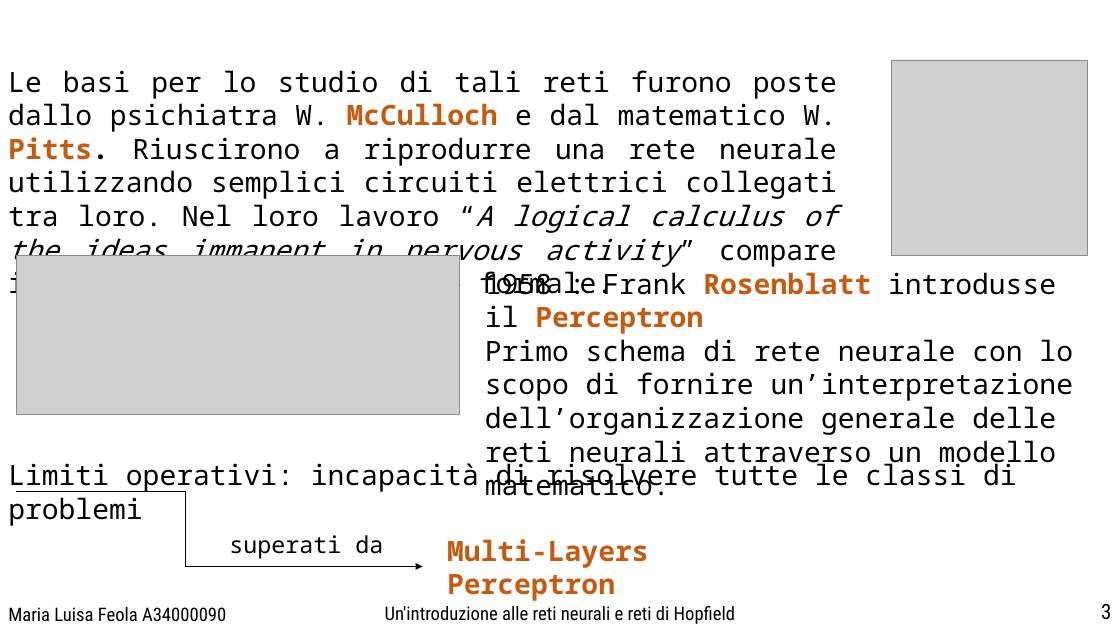
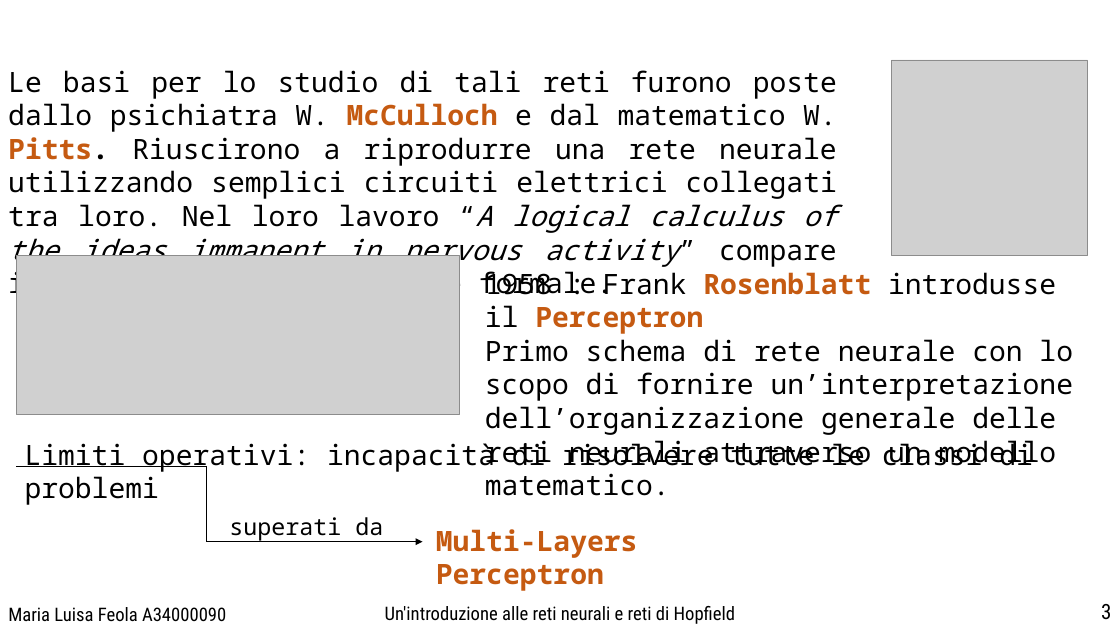
Before and after one commit to Misalf/tesi-nuovo, a slide deck: slide 3 of POWER POINT/PresentazionePowerPoint.pptx. Drawn at 1120x630 pixels with LibreOffice and Linux fonts; fonts in the diff are those of the drawing; grey boxes stand for pictures; background and template pictures are left out. Boxes give left, top, right and bottom in pixels: in the first picture for what was removed or moved away, otherwise in the second. Text is boxed around its words. In the diff, an @@ line names an element or a change of style, - is before the commit and + after.

```diff
--- a/POWER POINT/PresentazionePowerPoint.pptx
+++ b/POWER POINT/PresentazionePowerPoint.pptx
@@ text "Limiti operativi: incapacità di risolvere ...": place and size @@
-text "Limiti operativi: incapacità di risolvere ..." at <box>8,459,1017,526</box>
+text "Limiti operativi: incapacità di risolvere ..." at <box>25,440,1033,505</box>
@@ elbow arrow moved from (16, 492) - (423, 566) to (16, 466) - (423, 542) @@
@@ text "superati da": place and size @@
-text "superati da" at <box>229,535,383,559</box>
+text "superati da" at <box>229,517,383,541</box>
@@ text "Multi-Layers Perceptron": place and size @@
-text "Multi-Layers Perceptron" at <box>447,539,649,601</box>
+text "Multi-Layers Perceptron" at <box>436,529,638,591</box>
```
Also in this commit, not shown: 4 other slides changed, 2 slides added, 19 other files.
